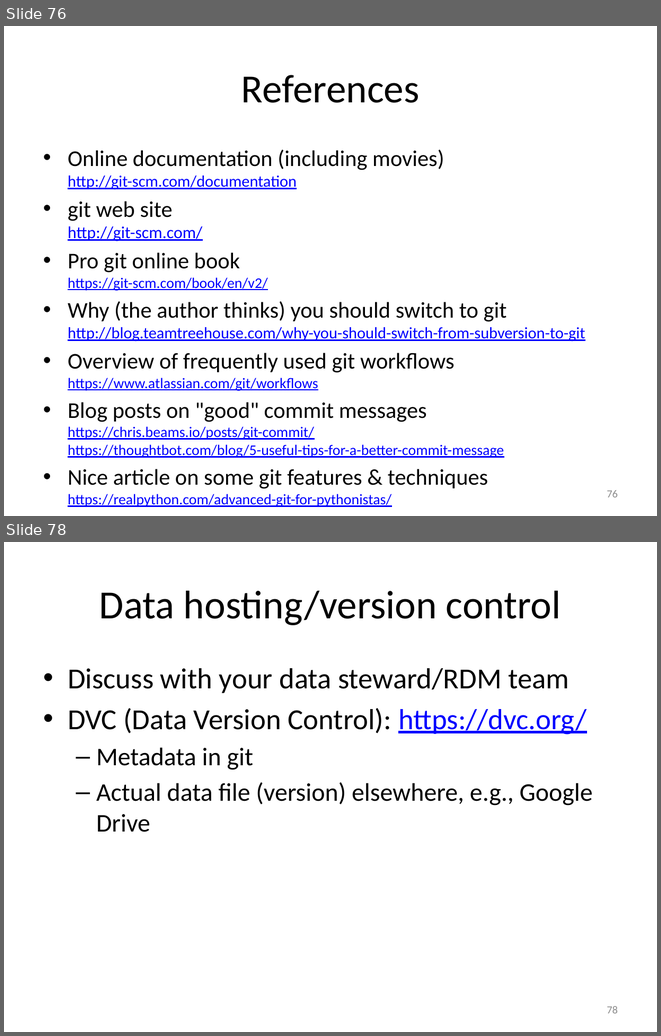
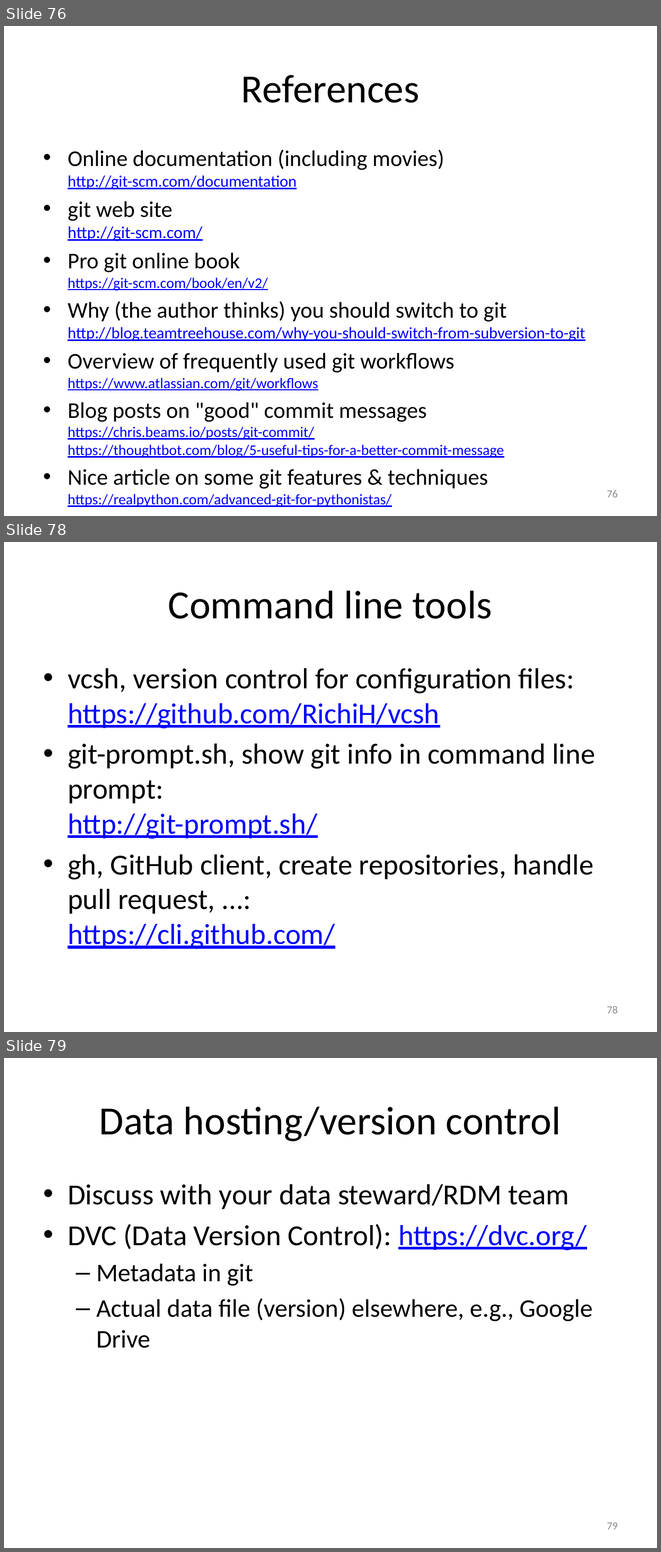
Before and after one commit to gjbex/Version-control-with-git, a slide deck: version_control_git.pptx. Shown one above the other, each under a label of ours: slides 76 and 78 before the commit, slides 76, 78 and 79 after it; the slides between them are not shown. The pictures are 661x1036 and 661x1552 pixels, drawn with LibreOffice and Linux fonts; fonts in the diff are those of the drawing. Boxes give left, top, right and bottom in pixels: in the first picture for what was removed or moved away, otherwise in the second. Text is boxed around its words. In the diff, an @@ line names an element or a change of style, - is before the commit and + after.

```diff
--- a/version_control_git.pptx
+++ b/version_control_git.pptx
@@ slide 78 added at (4,542,657,1032), background #FFFFFF @@
@@ title added at (168,590,492,619), 44 pt, text #000000 @@
+Command line tools
@@ text added at (68,668,595,949), 32 pt, text #000000 @@
+• vcsh, version control for configuration files: https://github.com/RichiH/vcsh
+• git-prompt.sh, show git info in command line prompt:
+  http://git-prompt.sh/
+• gh, GitHub client, create repositories, handle pull request, ...:
+  https://cli.github.com/
@@ page number added at (607,1006,618,1013), 12 pt, text #8C8C8C @@
+78
@@ what was slide 78 is now slide 79 @@
@@ page number at (607,1522,618,1529): text changed @@
-78
+79
```
Also in this commit, not shown: 1 slide changed.
